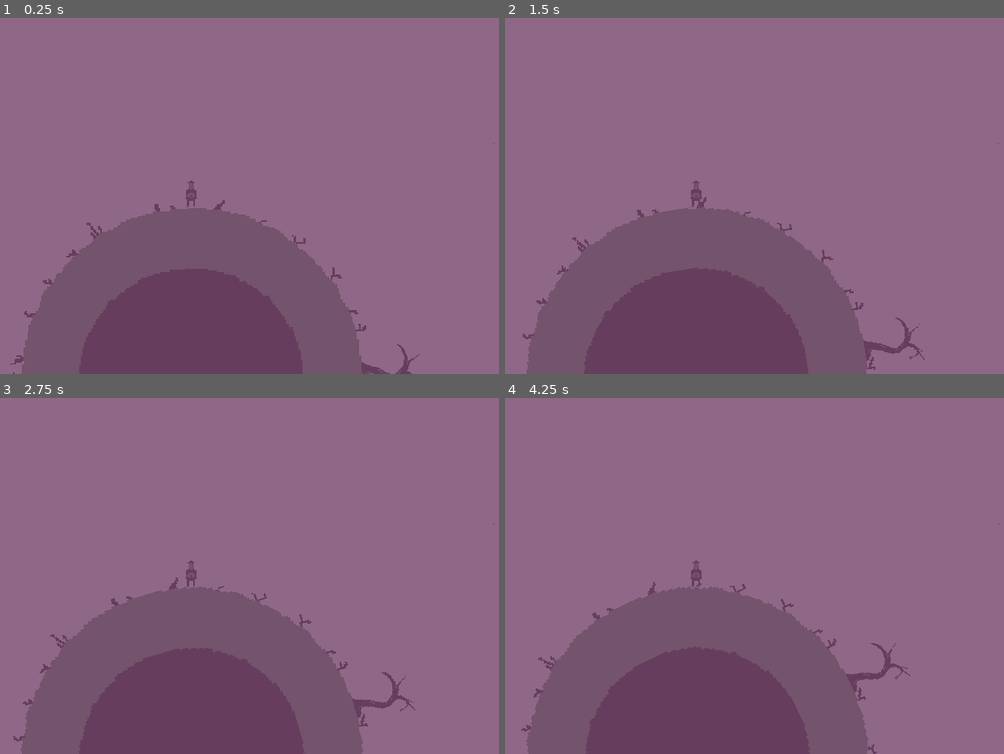
Above: before the commit, frames 1-4 (two rows, left to right).
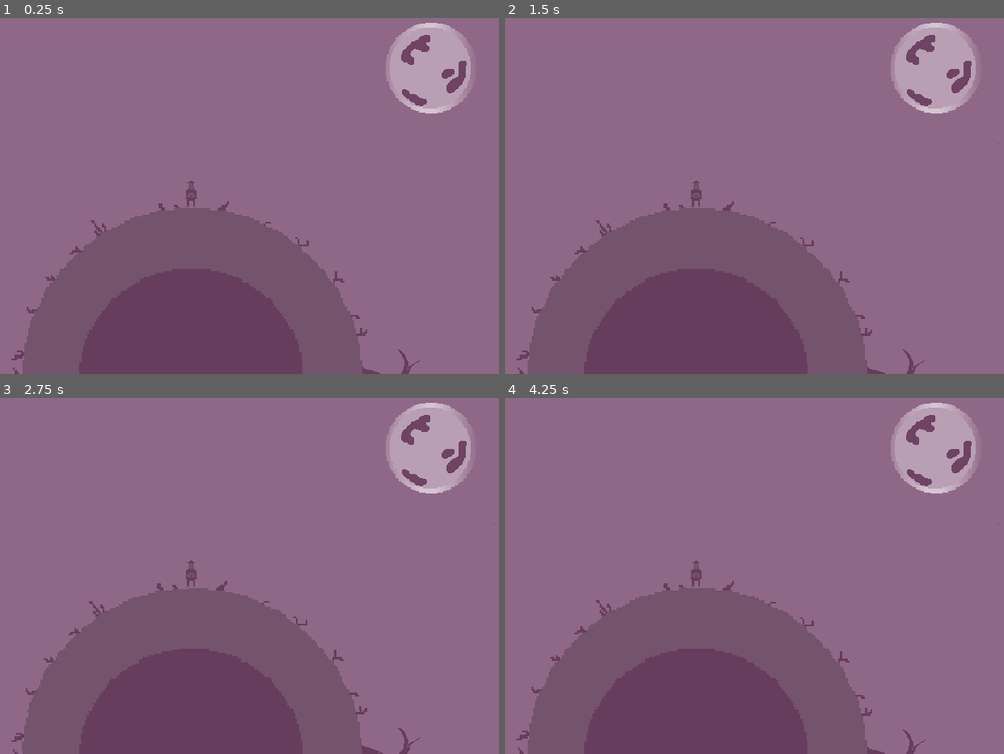
Above: after the commit, the same moments.

Repository: c-macn/waiting-for-godot-the-game
Game: Godot game, scene res://Game.tscn
The game is run twice, just before and just after one commit, with the same random seed, the same clock (stepped at 60 frames per second) and the same inputs. The project has no main scene, so this scene is started directly.
Inputs:
- Up to frame 1 (0.25 s): no input
- Up to frame 2 (1.5 s): hold Right (walk_right, bound only after the commit) 0.53-1.28 s; hold Left (walk_left, bound only after the commit) from 1.28 s (still down)
- Up to frame 3 (2.75 s): release Left (walk_left, bound only after the commit) at 2.03 s; hold Right (walk_right, bound only after the commit) from 2.03 s (still down)
- Up to frame 4 (4.25 s): release Right (walk_right, bound only after the commit) at 3.53 s; hold Left (walk_left, bound only after the commit) from 3.53 s (still down)

The runs differ from the first frame. In frame 1, 4.3% of the frame differs, in the area x 2-95%, y 1-100%; in frame 2, 4.7%; in frame 3, 4.7%; in frame 4, 4.7%.

Commit message:
Control globe rotation via keyboard input

Diff:
--- a/Game.tscn
+++ b/Game.tscn
@@ -1,20 +1,9 @@
-[gd_scene load_steps=6 format=2]
+[gd_scene load_steps=5 format=2]
 
 [ext_resource path="res://Art Asset/DaySky.png" type="Texture" id=1]
 [ext_resource path="res://Globe.tscn" type="PackedScene" id=2]
-[ext_resource path="res://Art Asset/Estragon-Sheet.png" type="Texture" id=3]
-
-[sub_resource type="AtlasTexture" id=1]
-atlas = ExtResource( 3 )
-region = Rect2( 0, 0, 32, 32 )
-
-[sub_resource type="SpriteFrames" id=2]
-animations = [ {
-"frames": [ SubResource( 1 ) ],
-"loop": true,
-"name": "default",
-"speed": 5.0
-} ]
+[ext_resource path="res://Player.tscn" type="PackedScene" id=3]
+[ext_resource path="res://Art Asset/Moon.png" type="Texture" id=4]
 
 [node name="Game" type="Node2D"]
 position = Vector2( 515, 255 )
@@ -26,7 +15,9 @@
 
 [node name="Globe" parent="." instance=ExtResource( 2 )]
 
-[node name="Player" type="AnimatedSprite" parent="."]
-position = Vector2( 0, 62 )
+[node name="Moon" type="Sprite" parent="."]
+position = Vector2( 380, -140 )
 scale = Vector2( 1.6, 1.6 )
-frames = SubResource( 2 )
+texture = ExtResource( 4 )
+
+[node name="Player" parent="." instance=ExtResource( 3 )]
--- a/Globe.gd
+++ b/Globe.gd
@@ -1,5 +1,12 @@
 extends Sprite
 class_name Globe
 
-func _process(_delta: float) -> void:
-	rotation_degrees -= 0.1
+
+func _input(_event: InputEvent) -> void:
+	if Input.is_action_pressed("walk_left") and not Input.is_action_pressed("walk_right"):
+		var updated_degrees = rotation_degrees + 0.6
+		rotation_degrees = updated_degrees
+
+	if Input.is_action_pressed("walk_right") and not Input.is_action_pressed("walk_left"):
+		var updated_degress = rotation_degrees - 0.6
+		rotation_degrees = updated_degress
--- /dev/null
+++ b/Player.tscn
@@ -0,0 +1,20 @@
+[gd_scene load_steps=4 format=2]
+
+[ext_resource path="res://Art Asset/Estragon-Sheet.png" type="Texture" id=1]
+
+[sub_resource type="AtlasTexture" id=1]
+atlas = ExtResource( 1 )
+region = Rect2( 0, 0, 32, 32 )
+
+[sub_resource type="SpriteFrames" id=2]
+animations = [ {
+"frames": [ SubResource( 1 ) ],
+"loop": true,
+"name": "default",
+"speed": 5.0
+} ]
+
+[node name="Player" type="AnimatedSprite"]
+position = Vector2( 0, 62 )
+scale = Vector2( 1.6, 1.6 )
+frames = SubResource( 2 )
--- a/project.godot
+++ b/project.godot
@@ -36,6 +36,21 @@
 "flags/mipmaps": true
 }
 
+[input]
+
+walk_left={
+"deadzone": 0.5,
+"events": [ Object(InputEventKey,"resource_local_to_scene":false,"resource_name":"","device":0,"alt":false,"shift":false,"control":false,"meta":false,"command":false,"pressed":false,"scancode":16777231,"physical_scancode":0,"unicode":0,"echo":false,"script":null)
+, Object(InputEventKey,"resource_local_to_scene":false,"resource_name":"","device":0,"alt":false,"shift":false,"control":false,"meta":false,"command":false,"pressed":false,"scancode":65,"physical_scancode":0,"unicode":0,"echo":false,"script":null)
+ ]
+}
+walk_right={
+"deadzone": 0.5,
+"events": [ Object(InputEventKey,"resource_local_to_scene":false,"resource_name":"","device":0,"alt":false,"shift":false,"control":false,"meta":false,"command":false,"pressed":false,"scancode":16777233,"physical_scancode":0,"unicode":0,"echo":false,"script":null)
+, Object(InputEventKey,"resource_local_to_scene":false,"resource_name":"","device":0,"alt":false,"shift":false,"control":false,"meta":false,"command":false,"pressed":false,"scancode":68,"physical_scancode":0,"unicode":0,"echo":false,"script":null)
+ ]
+}
+
 [physics]
 
 common/enable_pause_aware_picking=true
